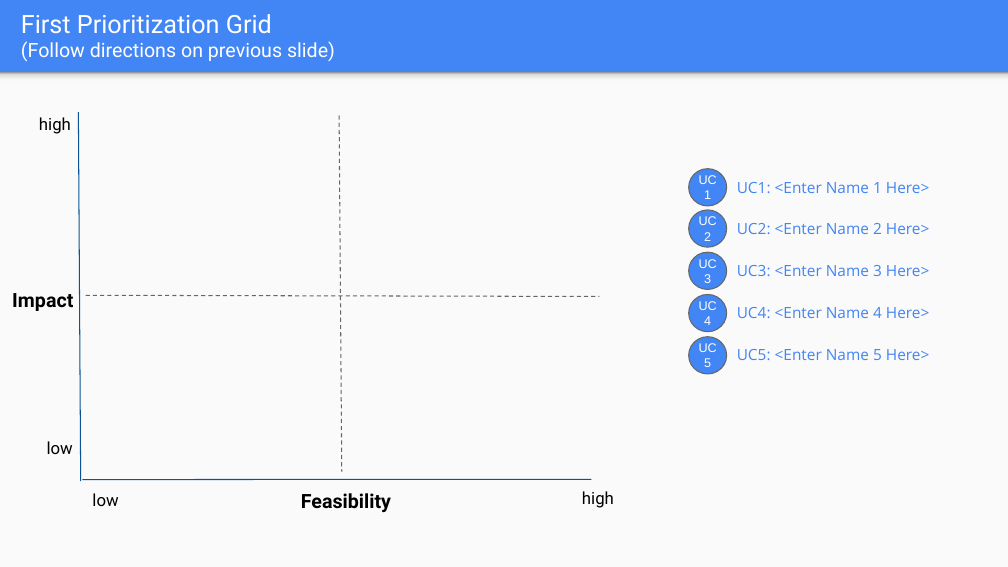
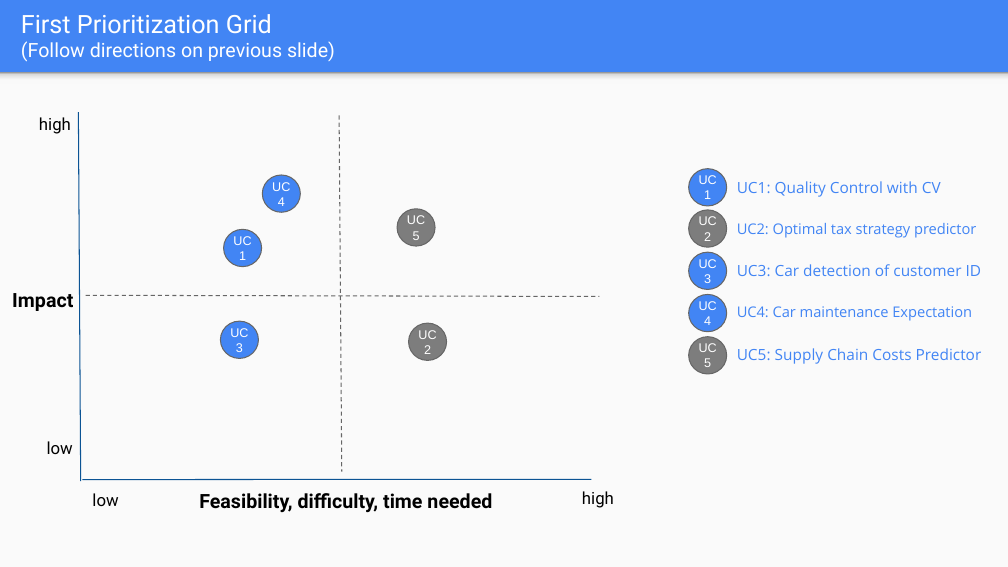
Before and after one commit to mohandesosama/Delivering-an-ML-AI-Strategy, a slide deck: slide 4 of 02_project-steps-aibl.pptx. Drawn at 1008x567 pixels with LibreOffice and Linux fonts; fonts in the diff are those of the drawing. Boxes give left, top, right and bottom in pixels: in the first picture for what was removed or moved away, otherwise in the second. Text is boxed around its words. In the diff, an @@ line names an element or a change of style, - is before the commit and + after.

```diff
--- a/02_project-steps-aibl.pptx
+++ b/02_project-steps-aibl.pptx
@@ ellipse added at [262,175,300,213], fill #4285F4, outline #666666 0.75 pt, 9 pt, text #FFFFFF @@
+UC
+4
@@ ellipse added at [397,209,435,246], fill #7D7D7D, outline #666666 0.75 pt, 9 pt, text #FFFFFF @@
+UC
+5
@@ text at [737,181,941,197]: text changed @@
-UC1: <Enter Name 1 Here>
+UC1: Quality Control with CV
@@ ellipse added at [224,230,262,267], fill #4285F4, outline #666666 0.75 pt, 9 pt, text #FFFFFF @@
+UC
+1
@@ ellipse "UC 2" at [688,210,727,247]: fill #4285F4 to #7D7D7D @@
@@ text at [737,223,976,238]: text changed; size 11 to 10.5 pt @@
-UC2: <Enter Name 2 Here>
+UC2: Optimal tax strategy predictor
@@ text at [737,264,982,276]: text changed @@
-UC3: <Enter Name 3 Here>
+UC3: Car detection of customer ID
@@ ellipse added at [221,322,259,359], fill #4285F4, outline #666666 0.75 pt, 9 pt, text #FFFFFF @@
+UC
+3
@@ ellipse added at [408,324,447,361], fill #7D7D7D, outline #666666 0.75 pt, 9 pt, text #FFFFFF @@
+UC
+2
@@ text at [737,306,972,321]: text changed; size 11 to 10.5 pt @@
-UC4: <Enter Name 4 Here>
+UC4: Car maintenance Expectation
@@ ellipse "UC 5" at [688,337,727,374]: fill #4285F4 to #7D7D7D @@
@@ text at [737,348,982,364]: text changed @@
-UC5: <Enter Name 5 Here>
+UC5: Supply Chain Costs Predictor
@@ text at [199,493,492,512]: text changed @@
-Feasibility
+Feasibility, difficulty, time needed
```
Also in this commit, not shown: 3 slides added, 3 slides removed, 1 other file.
